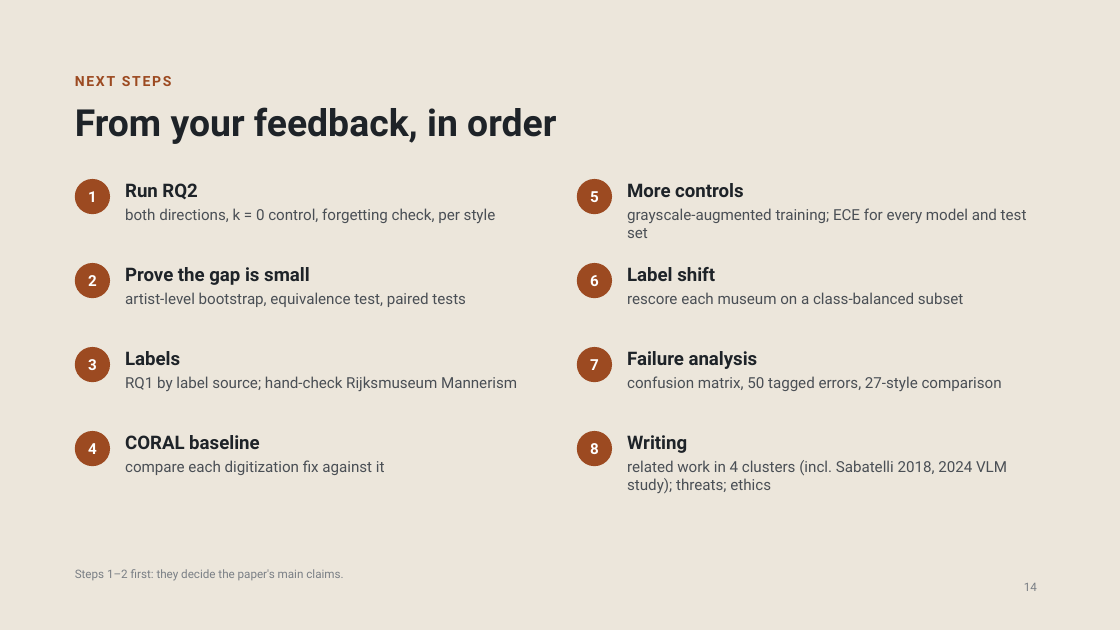
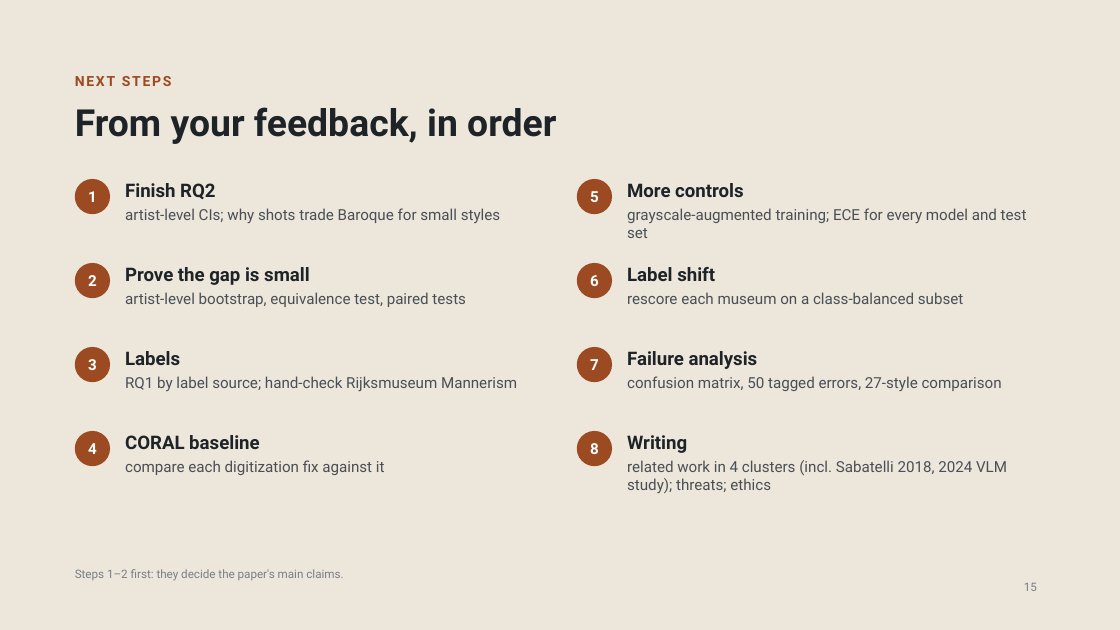
Before and after one commit to abdull254/wikiart-to-museum, a slide deck: slide 15 of slides/WikiArt_to_Museum_Progress_2026-11-18.pptx (slide 14 before the commit). Drawn at 1120x630 pixels with LibreOffice and Linux fonts; fonts in the diff are those of the drawing. Boxes give left, top, right and bottom in pixels: in the first picture for what was removed or moved away, otherwise in the second. Text is boxed around its words. In the diff, an @@ line names an element or a change of style, - is before the commit and + after.

Commit message:
Add RQ2 few-shot results: report, curve, run notebook, README and slide
- results/rq2/: full report (3 models x 2 directions x k = 0-50, 3 seeds), test-set sizes and floors, curve
- notebooks/rq2_fewshot.ipynb: the Nov 17 Colab run with outputs
- README, docs/settings.md, docs/todo.md: RQ2 results and settings
- Progress deck (Nov 18): RQ2 results slide, design slide and summary updated

```diff
--- a/slides/WikiArt_to_Museum_Progress_2026-11-18.pptx
+++ b/slides/WikiArt_to_Museum_Progress_2026-11-18.pptx
@@ text at (125,183,215,199): text changed @@
-Run RQ2
+Finish RQ2
@@ text at (125,208,500,223): text changed @@
-both directions, k = 0 control, forgetting check, per style
+artist-level CIs; why shots trade Baroque for small styles
@@ page number at (1024,583,1037,591): text changed @@
-14
+15
```
Also in this commit, not shown: 6 other slides changed, 1 slide added, 7 other files.
